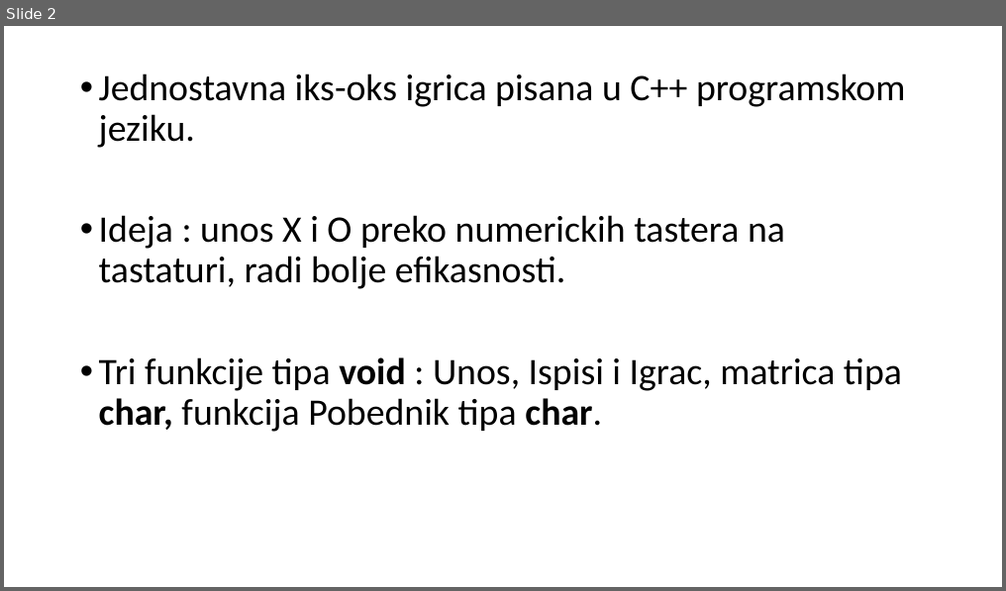
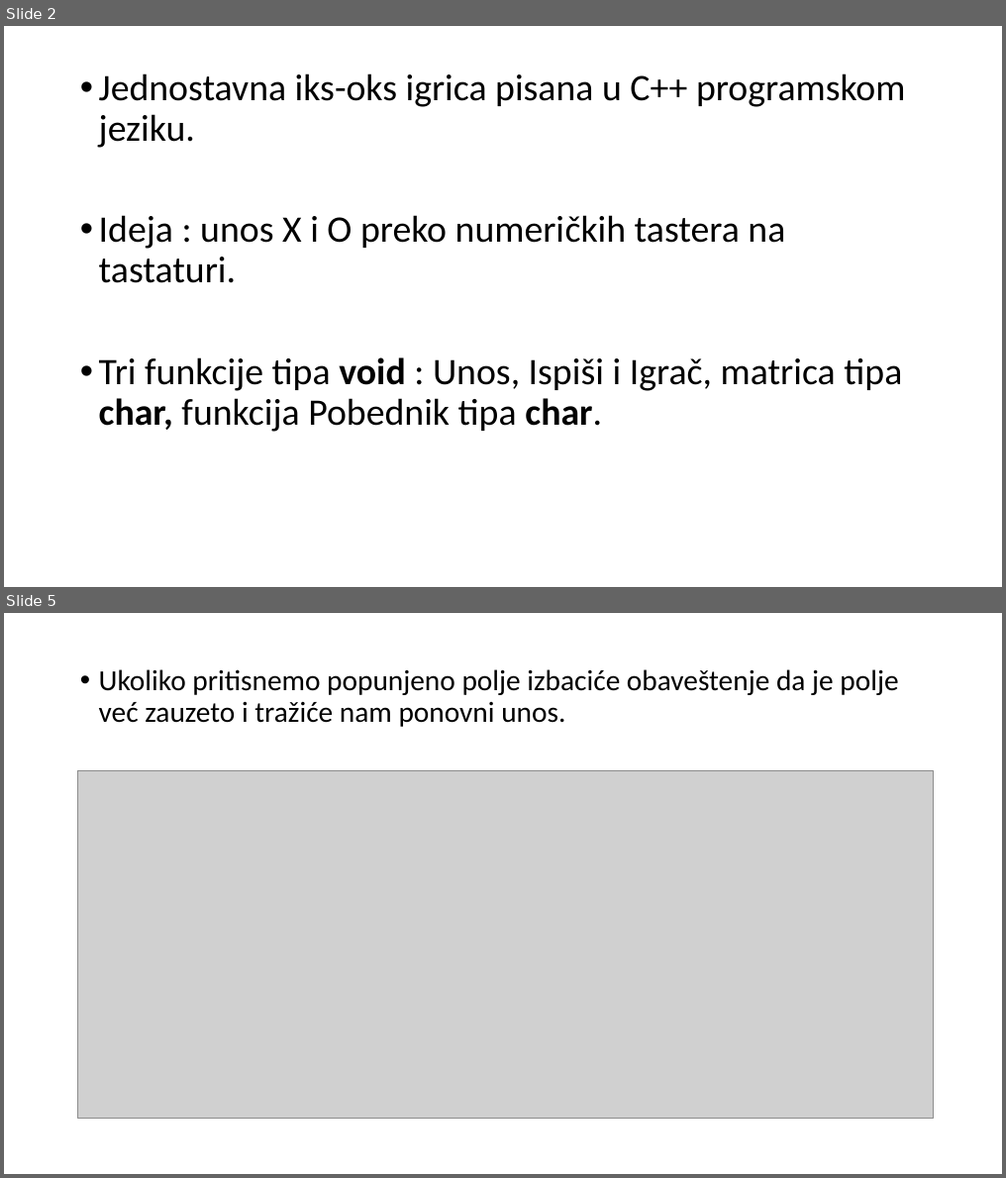
Before and after one commit to DjordjeA/X-O-game, a slide deck: Iks-Oks.pptx. Shown one above the other, each under a label of ours: slide 2 before the commit, slides 2 and 5 after it; the slides between them are not shown. The pictures are 1006x591 and 1006x1178 pixels, drawn with LibreOffice and Linux fonts; fonts in the diff are those of the drawing; grey boxes stand for pictures. Boxes give left, top, right and bottom in pixels: in the first picture for what was removed or moved away, otherwise in the second. Text is boxed around its words. In the diff, an @@ line names an element or a change of style, - is before the commit and + after.

```diff
--- a/Iks-Oks.pptx
+++ b/Iks-Oks.pptx
@@ slide 5 added at [4, 613, 1002, 1174], background #FFFFFF @@
@@ text added at [99, 669, 898, 727], 28 pt, text #000000 @@
+• Ukoliko pritisnemo popunjeno polje izbaciće obaveštenje da je polje već zauzeto i tražiće nam ponovni unos.
@@ picture added at [77, 770, 933, 1118] @@
@@ slide 2 changed as well @@
@@ text at [99, 215, 902, 432]: text changed @@
-• Ideja : unos X i O preko numerickih tastera na tastaturi, radi bolje efikasnosti.
-• Tri funkcije tipa void : Unos, Ispisi i Igrac, matrica tipa char, funkcija Pobednik tipa char.
+• Ideja : unos X i O preko numeričkih tastera na tastaturi.
+• Tri funkcije tipa void : Unos, Ispiši i Igrač, matrica tipa char, funkcija Pobednik tipa char.
```
Also in this commit, not shown: 1 other slide changed, 3 other slides added, 2 slides removed, 3 other files.
